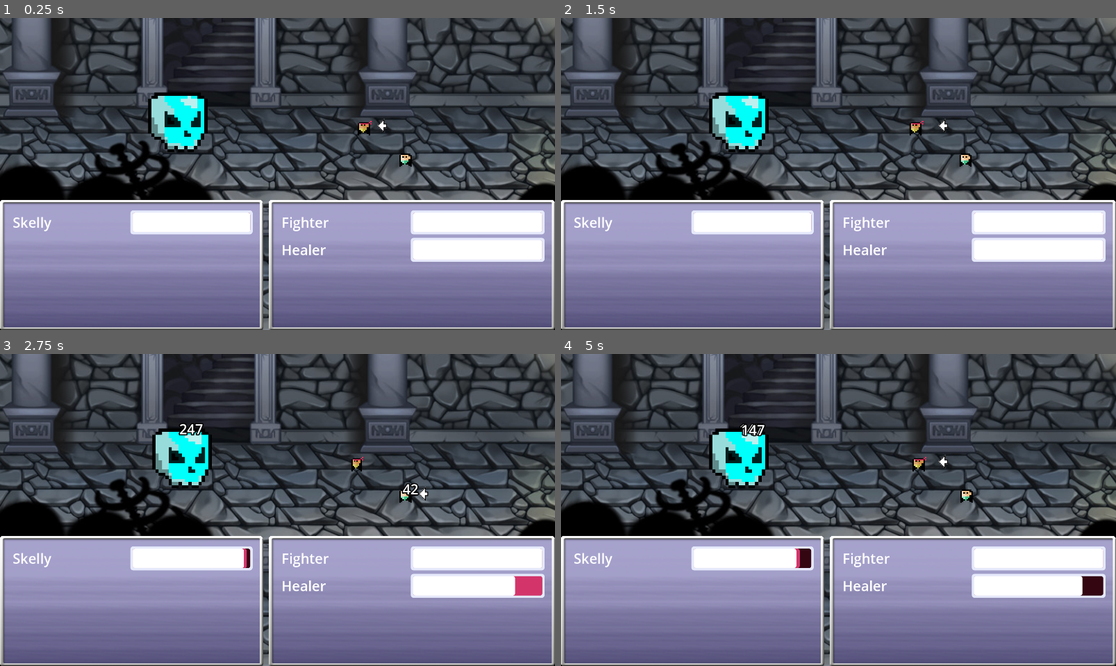
Above: before the commit, frames 1-4 (two rows, left to right).
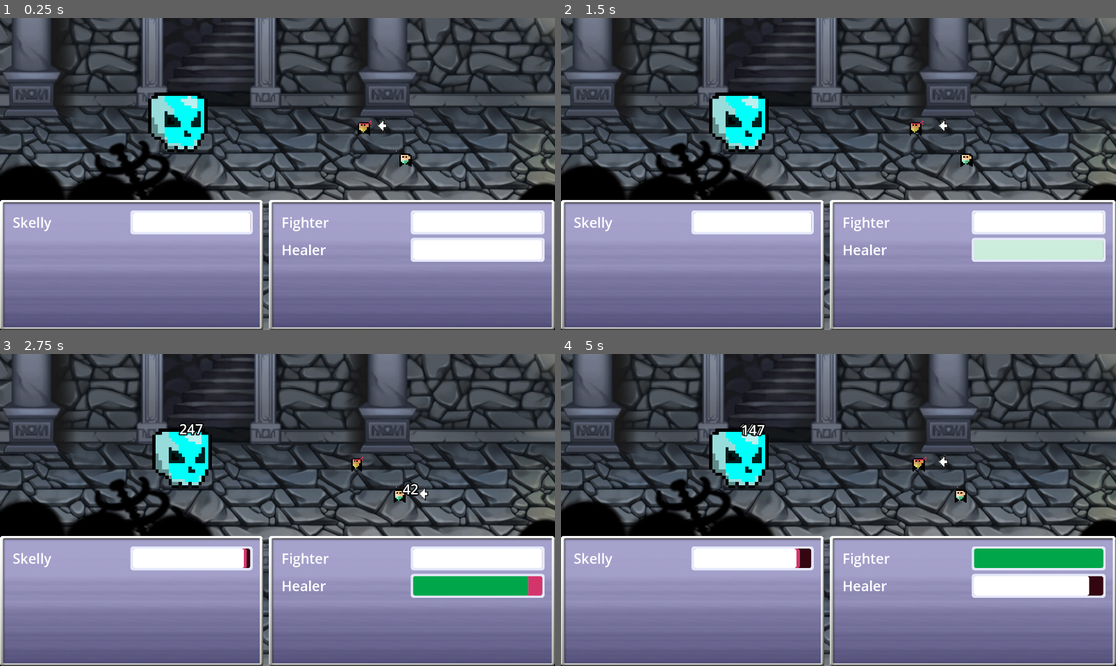
Above: after the commit, the same moments.

Repository: Tjwever/unlikely-pair
Game: Godot game, scene res://Scenes/MainScene.tscn
Same seed, same stepped clock (60 frames per second), same inputs: the game is played once before the commit and once after it.
Inputs (mouse positions are in pixels of both pictures, inside the frame that each line leads up to):
- Up to frame 1 (0.25 s): no input
- Up to frame 2 (1.5 s): tap Enter at 0.5 s; move the mouse to (960, 158) at 0.52 s; hold W (select_up) 0.53-1.28 s; tap E (heal, bound only after the commit) at 0.6 s; click (960, 158) at 0.8 s; move the mouse to (727, 189) at 1.27 s; hold S (select_down) from 1.28 s (still down); click (727, 189) at 1.35 s
- Up to frame 3 (2.75 s): tap T (test, bound only before the commit) at 1.55 s; move the mouse to (333, 441) at 2.02 s; release S (select_down) at 2.03 s; hold W (select_up) from 2.03 s (still down); hold T (test, bound only before the commit) from 2.03 s (still down); tap E (heal, bound only after the commit) at 2.3 s
- Up to frame 4 (5 s): move the mouse to (810, 572) at 2.77 s; release T (test, bound only before the commit) at 2.78 s; tap E (heal, bound only after the commit) at 2.85, 4.55 s; click (810, 572) at 3.05 s; move the mouse to (1005, 556) at 3.52 s; release W (select_up) at 3.53 s; hold T (test, bound only before the commit) 3.53-4.28 s; hold S (select_down) from 3.53 s (still down); click (1005, 556) at 3.6 s; move the mouse to (672, 463) at 4.27 s; tap T (test, bound only before the commit) at 4.35 s

The runs differ from the first frame. In frame 1, less than 0.1% of the frame differs, in the area x 71-72%, y 42-43%; in frame 2, 1.5%; in frame 3, 1.4%; in frame 4, 1.7%, in the area x 70-98%, y 42-78%.
Error after the commit: Invalid type in function 'tween_callback' in base 'Tween'. Cannot convert argument 1 from Nil to Callable. (res://Scenes/HealthOrb.gd:47)

Commit message:
beginning of healing orb implementation, animation tweens

Diff:
--- a/Characters/Allies/Fighter.tscn
+++ b/Characters/Allies/Fighter.tscn
@@ -7,6 +7,21 @@
 
 [sub_resource type="RectangleShape2D" id="RectangleShape2D_gd4ks"]
 size = Vector2(658, 647)
+
+[sub_resource type="Animation" id="Animation_t1lv0"]
+length = 0.001
+tracks/0/type = "value"
+tracks/0/imported = false
+tracks/0/enabled = true
+tracks/0/path = NodePath("Sprite2D:position")
+tracks/0/interp = 1
+tracks/0/loop_wrap = true
+tracks/0/keys = {
+"times": PackedFloat32Array(0),
+"transitions": PackedFloat32Array(1),
+"update": 0,
+"values": [Vector2(365, 0)]
+}
 
 [sub_resource type="Animation" id="Animation_hh8ym"]
 resource_name = "charge_attack"
@@ -63,6 +78,22 @@
 "values": [0.0, 0.45064, 2.42123, 3.14227]
 }
 
+[sub_resource type="Animation" id="Animation_jlf1k"]
+resource_name = "double_attack"
+step = 0.05
+tracks/0/type = "value"
+tracks/0/imported = false
+tracks/0/enabled = true
+tracks/0/path = NodePath("Sprite2D:position")
+tracks/0/interp = 1
+tracks/0/loop_wrap = true
+tracks/0/keys = {
+"times": PackedFloat32Array(0, 0.05, 0.15, 0.25, 0.4, 0.5, 0.75, 1),
+"transitions": PackedFloat32Array(1, 1, 1, 1, 1, 1, 1, 1),
+"update": 0,
+"values": [Vector2(0, 0), Vector2(-325, -5.58793e-06), Vector2(0, 0), Vector2(-325, -5.58793e-06), Vector2(-115, -225), Vector2(0, 0), Vector2(0, 0), Vector2(0, 0)]
+}
+
 [sub_resource type="Animation" id="Animation_e83nu"]
 resource_name = "quick_attack"
 tracks/0/type = "value"
@@ -88,37 +119,6 @@
 "transitions": PackedFloat32Array(1, 1, 1, 1, 1, 1),
 "update": 0,
 "values": [Vector2(1, 1), Vector2(1, 1), Vector2(1.24038, 1), Vector2(0.744591, 1), Vector2(1, 1), Vector2(1, 1)]
-}
-
-[sub_resource type="Animation" id="Animation_jlf1k"]
-resource_name = "double_attack"
-step = 0.05
-tracks/0/type = "value"
-tracks/0/imported = false
-tracks/0/enabled = true
-tracks/0/path = NodePath("Sprite2D:position")
-tracks/0/interp = 1
-tracks/0/loop_wrap = true
-tracks/0/keys = {
-"times": PackedFloat32Array(0, 0.05, 0.15, 0.25, 0.4, 0.5, 0.75, 1),
-"transitions": PackedFloat32Array(1, 1, 1, 1, 1, 1, 1, 1),
-"update": 0,
-"values": [Vector2(0, 0), Vector2(-325, -5.58793e-06), Vector2(0, 0), Vector2(-325, -5.58793e-06), Vector2(-115, -225), Vector2(0, 0), Vector2(0, 0), Vector2(0, 0)]
-}
-
-[sub_resource type="Animation" id="Animation_t1lv0"]
-length = 0.001
-tracks/0/type = "value"
-tracks/0/imported = false
-tracks/0/enabled = true
-tracks/0/path = NodePath("Sprite2D:position")
-tracks/0/interp = 1
-tracks/0/loop_wrap = true
-tracks/0/keys = {
-"times": PackedFloat32Array(0),
-"transitions": PackedFloat32Array(1),
-"update": 0,
-"values": [Vector2(365, 0)]
 }
 
 [sub_resource type="AnimationLibrary" id="AnimationLibrary_iqqwl"]
--- a/Characters/Player/Healer.gd
+++ b/Characters/Player/Healer.gd
@@ -15,6 +15,7 @@
 @onready var healer_selected = $"./Focus"
 
 @onready var animation_player = $AnimationPlayer
+@export var health_orb_scene: PackedScene
 
 var max_health := 200
 var current_health := 200
@@ -52,7 +53,9 @@
 	if Input.is_action_just_pressed("heal"):
 		if !attack_delay and isDead == false:
 			animation_player.play("quick_heal")
-			heal(quick_heal)
+			#heal(quick_heal)
+			await get_tree().create_timer(0.3).timeout
+			launch_health_orb(quick_heal)
 			attack_delay = true
 			timer.start()
 
@@ -71,6 +74,18 @@
 
 		if current_health > max_health:
 			current_health = max_health
+
+func launch_health_orb(amount):
+	var orb = health_orb_scene.instantiate()
+	if selected_ally_index == 0:
+		orb.target = fighter
+		orb.global_position = global_position
+		orb.heal_amount = amount
+		get_tree().current_scene.add_child(orb)
+	else:
+		orb.target = self
+		current_health += amount
+		emit_signal("update_healer_health", current_health)
 
 func hide_all_focus():
 	fighter_selected.hide()
@@ -91,7 +106,6 @@
 		selected_ally_index = 0
 
 	update_focus_ui()
-	print("Selected ally: ", allies[selected_ally_index].name)
 
 func is_alive():
 	return current_health <= 0
--- a/Characters/Player/Healer.tscn
+++ b/Characters/Player/Healer.tscn
@@ -1,8 +1,9 @@
-[gd_scene load_steps=10 format=3 uid="uid://cotqhie772b6n"]
+[gd_scene load_steps=11 format=3 uid="uid://cotqhie772b6n"]
 
 [ext_resource type="Texture2D" uid="uid://3dhd01w3oghm" path="res://selection-arrow.png" id="1_dmiam"]
 [ext_resource type="Script" path="res://Characters/Player/Healer.gd" id="1_kmod5"]
 [ext_resource type="Texture2D" uid="uid://c8cae7xvukx6a" path="res://Characters/Player/healer_sprite.png" id="1_xig04"]
+[ext_resource type="PackedScene" uid="uid://du8u7yx8s5ni3" path="res://Scenes/HealthOrb.tscn" id="4_jy7ve"]
 
 [sub_resource type="RectangleShape2D" id="RectangleShape2D_gd4ks"]
 size = Vector2(658, 647)
@@ -91,6 +92,7 @@
 [node name="Healer" type="CharacterBody2D"]
 scale = Vector2(0.2, 0.2)
 script = ExtResource("1_kmod5")
+health_orb_scene = ExtResource("4_jy7ve")
 
 [node name="Focus" type="Sprite2D" parent="."]
 visible = false
@@ -120,4 +122,6 @@
 [node name="DamageNumbersOrigin" type="Node2D" parent="."]
 position = Vector2(315, -195)
 
+[node name="HealthOrb" parent="." instance=ExtResource("4_jy7ve")]
+
 [connection signal="timeout" from="Timer" to="." method="_on_timer_timeout"]
--- /dev/null
+++ b/Scenes/HealthOrb.gd
@@ -0,0 +1,52 @@
+extends Area2D
+
+class_name HealthOrb
+
+var target: CharacterBody2D
+var heal_amount: int
+var speed: float = 300.0
+
+#var pause_position = self.global_position + Vector2(-45, 25)
+#
+#func _process(delta):
+	#if target:
+		#var tween = get_tree().create_tween()
+		#print('GLOBAL POSITION: ', self.global_position)
+		#tween.tween_property(self, "position", pause_position, 0.75).set_ease(Tween.EASE_OUT)
+		#tween.tween_property(self, "position", heal_to_ally(), 0.75)
+		#
+		#if global_position.distance_to(target.global_position) < 10:
+			#apply_heal()
+			#queue_free()
+#
+#func heal_to_ally():
+	#var direction = (target.global_position - pause_position)
+	#global_position += direction * speed
+#
+#func apply_heal():
+	#if target.has_method("heal"):
+		#target.heal(heal_amount)
+
+
+@onready var tween = get_tree().create_tween()
+
+func _ready():
+	if target:
+		shoot_out_and_pause()
+
+func shoot_out_and_pause():
+	var start_position = global_position
+	var pause_position = start_position + Vector2(-45, 25)  # Adjust this vector as needed
+
+	tween.tween_property(self, "global_position", pause_position, 0.75).set_ease(Tween.EASE_OUT)
+	tween.tween_callback(move_to_target())
+
+func move_to_target():
+	if target:
+		tween.tween_property(self, "global_position", target.global_position, 0.75).set_ease(Tween.EASE_IN)
+		tween.tween_callback(apply_heal())
+
+func apply_heal():
+	if target and target.has_method("heal"):
+		target.heal(heal_amount)
+	queue_free()
--- /dev/null
+++ b/Scenes/HealthOrb.tscn
@@ -0,0 +1,19 @@
+[gd_scene load_steps=4 format=3 uid="uid://du8u7yx8s5ni3"]
+
+[ext_resource type="Script" path="res://Scenes/HealthOrb.gd" id="1_4qj78"]
+[ext_resource type="Texture2D" uid="uid://chxiqk720h3ir" path="res://health-orb.png" id="2_oofu0"]
+
+[sub_resource type="CircleShape2D" id="CircleShape2D_bmhcm"]
+radius = 16.0312
+
+[node name="HealthOrb" type="Area2D"]
+script = ExtResource("1_4qj78")
+
+[node name="Sprite2D" type="Sprite2D" parent="."]
+texture_filter = 3
+position = Vector2(-1, 2)
+scale = Vector2(3, 3)
+texture = ExtResource("2_oofu0")
+
+[node name="CollisionShape2D" type="CollisionShape2D" parent="."]
+shape = SubResource("CircleShape2D_bmhcm")
--- a/project.godot
+++ b/project.godot
@@ -28,7 +28,7 @@
 
 heal={
 "deadzone": 0.5,
-"events": [Object(InputEventMouseButton,"resource_local_to_scene":false,"resource_name":"","device":-1,"window_id":0,"alt_pressed":false,"shift_pressed":false,"ctrl_pressed":false,"meta_pressed":false,"button_mask":1,"position":Vector2(96, 17),"global_position":Vector2(100, 58),"factor":1.0,"button_index":1,"canceled":false,"pressed":true,"double_click":false,"script":null)
+"events": [Object(InputEventKey,"resource_local_to_scene":false,"resource_name":"","device":-1,"window_id":0,"alt_pressed":false,"shift_pressed":false,"ctrl_pressed":false,"meta_pressed":false,"pressed":false,"keycode":69,"physical_keycode":0,"key_label":0,"unicode":101,"echo":false,"script":null)
 ]
 }
 select_up={
@@ -41,11 +41,6 @@
 "events": [Object(InputEventKey,"resource_local_to_scene":false,"resource_name":"","device":-1,"window_id":0,"alt_pressed":false,"shift_pressed":false,"ctrl_pressed":false,"meta_pressed":false,"pressed":false,"keycode":0,"physical_keycode":83,"key_label":0,"unicode":115,"echo":false,"script":null)
 ]
 }
-test={
-"deadzone": 0.5,
-"events": [Object(InputEventKey,"resource_local_to_scene":false,"resource_name":"","device":-1,"window_id":0,"alt_pressed":false,"shift_pressed":false,"ctrl_pressed":false,"meta_pressed":false,"pressed":false,"keycode":0,"physical_keycode":84,"key_label":0,"unicode":116,"echo":false,"script":null)
-]
-}
 
 [rendering]
 
Not shown, added: health-orb.png.import
